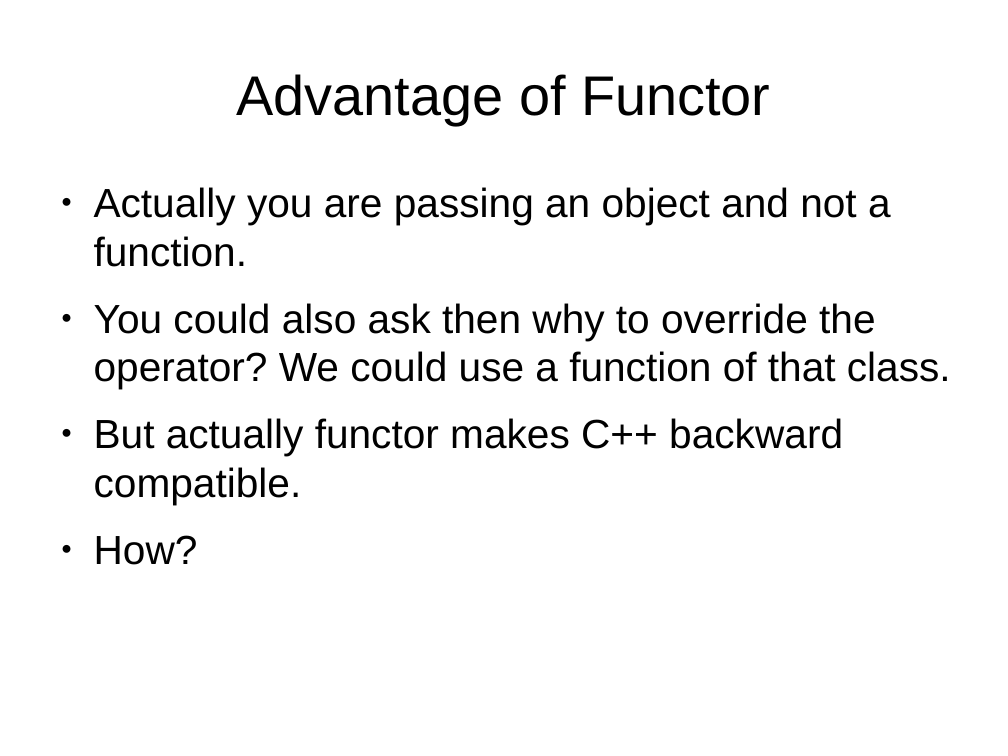
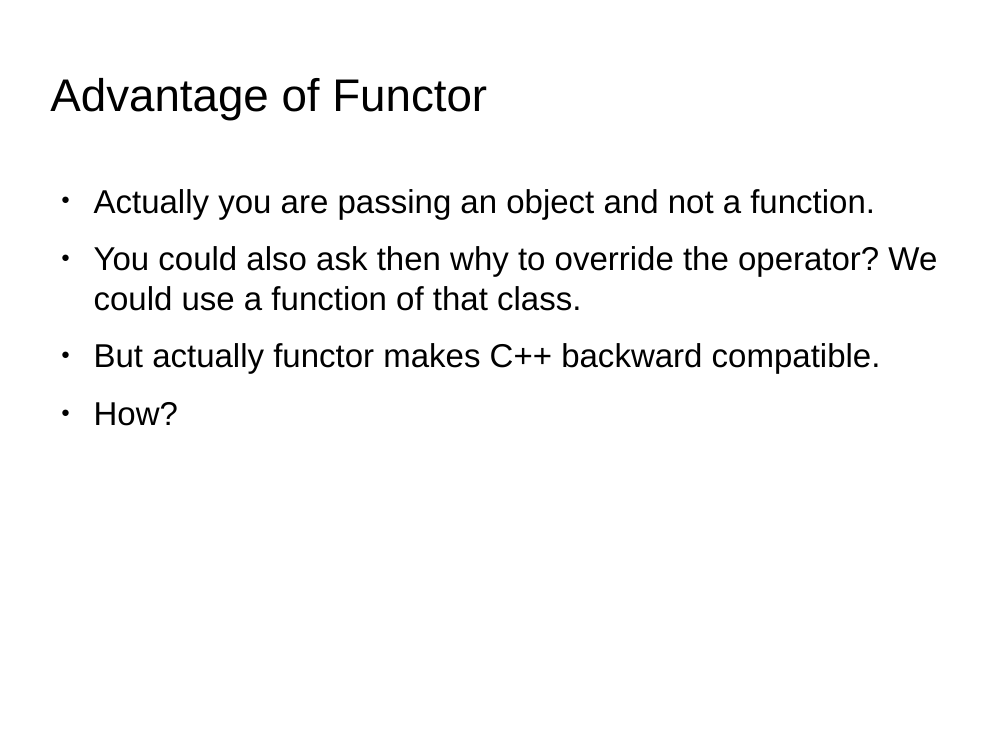
Before and after one commit to codengrow/scj, a slide deck: slide 10 of season1/episode1/c++11-lambda.odp. Drawn at 1008x756 pixels with LibreOffice and Linux fonts; fonts in the diff are those of the drawing; background and template pictures are left out. Boxes give left, top, right and bottom in pixels: in the first picture for what was removed or moved away, otherwise in the second. Text is boxed around its words. In the diff, an @@ line names an element or a change of style, - is before the commit and + after.

```diff
--- a/season1/episode1/c++11-lambda.odp
+++ b/season1/episode1/c++11-lambda.odp
@@ title "Advantage of Functor": place and size @@
-title "Advantage of Functor" at box(237, 74, 770, 125)
+title "Advantage of Functor" at box(50, 78, 487, 121)
@@ title "Advantage of Functor" at box(50, 78, 487, 121): size 44 to 36 pt; alignment centre to left @@
@@ text "Actually you are passing an ..." at box(94, 189, 937, 426): size 32 to 26 pt @@
```
Also in this commit, not shown: 25 other slides changed, 3 other files.
